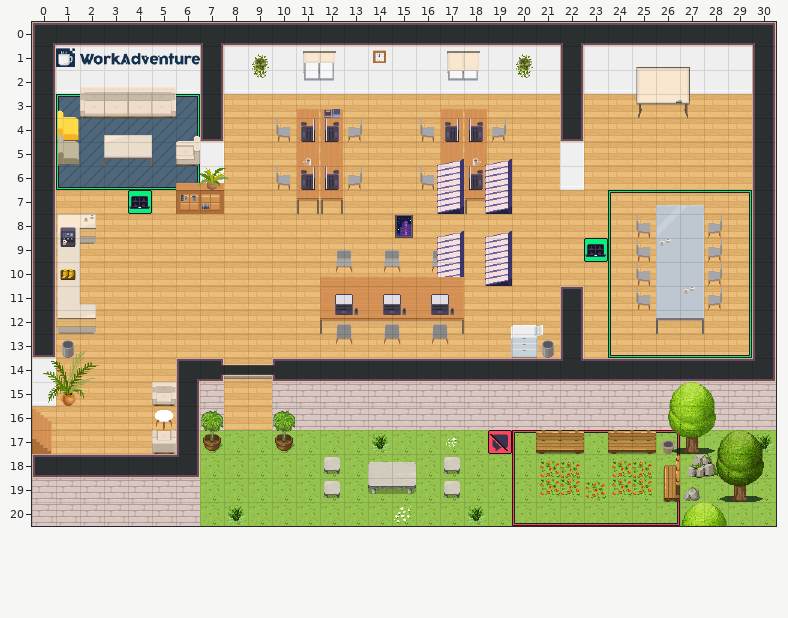
Tiled map (JSON): office.tmj. That is the earlier state.
Cells are 32x32 px. Shown: x 0..30, y 0..20.
New version:
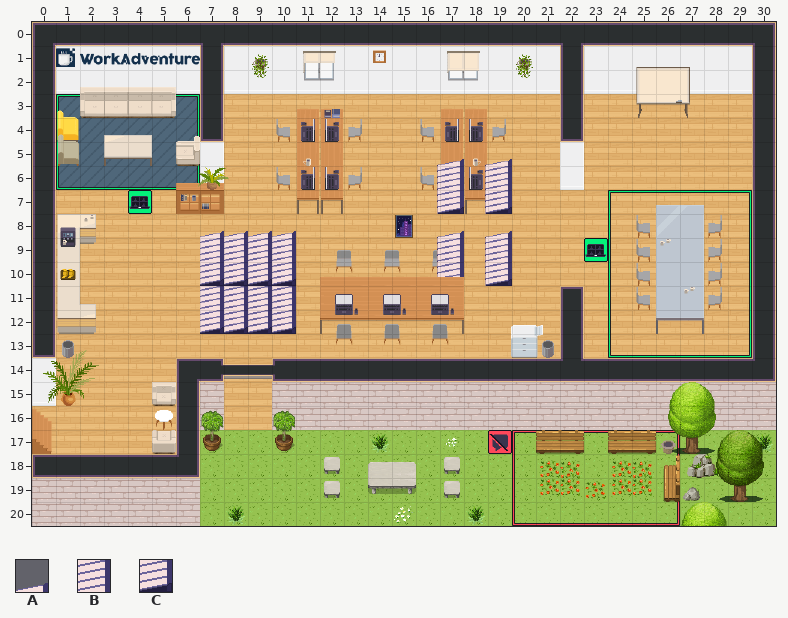
Key: from "Chunk 1": A 54, B 56, C 58.
_ is an empty cell, . an unchanged one.
Edits made:
--- layer "roof"
@@ x 7..10 @@
- 8 ____
- 9 ____
-10 ____
-11 ____
-12 ____
+ 8 AAAA
+ 9 BBBB
+10 CCCC
+11 BBBB
+12 CCCC
Pixel boxes of the changes (left, top, right, bottom) in both pictures:
added: (200, 231, 296, 334)
